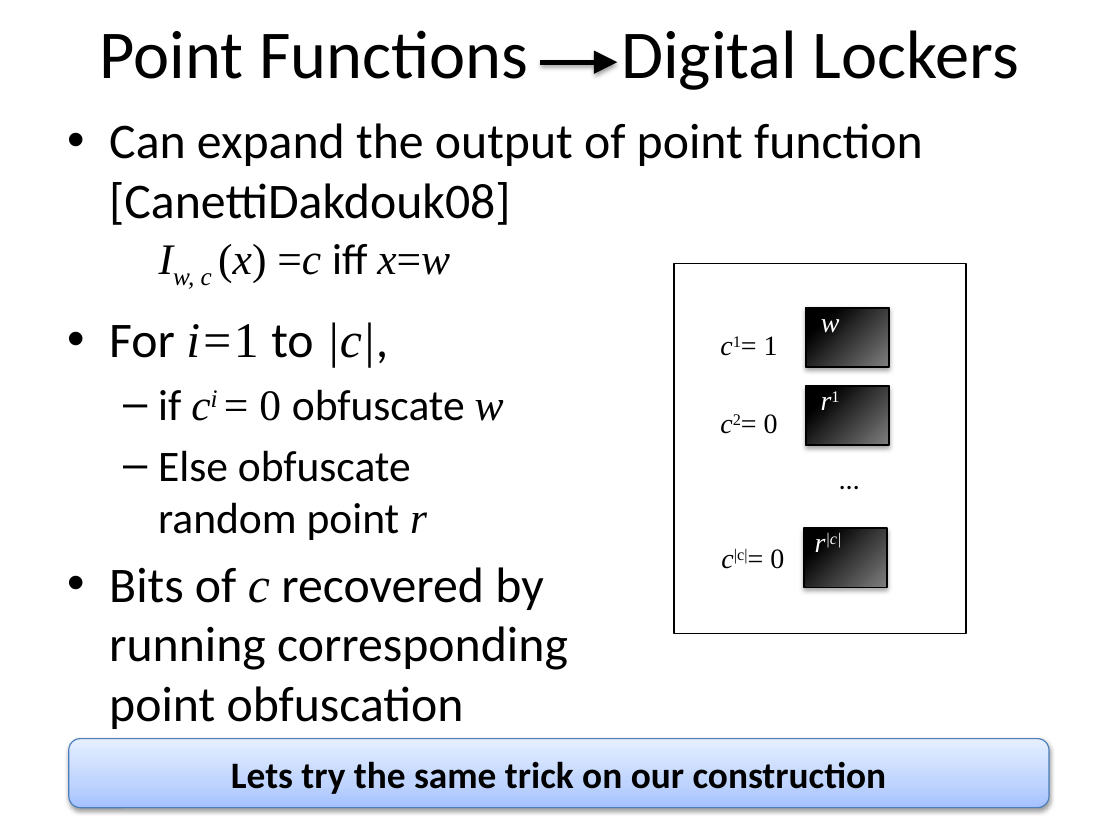
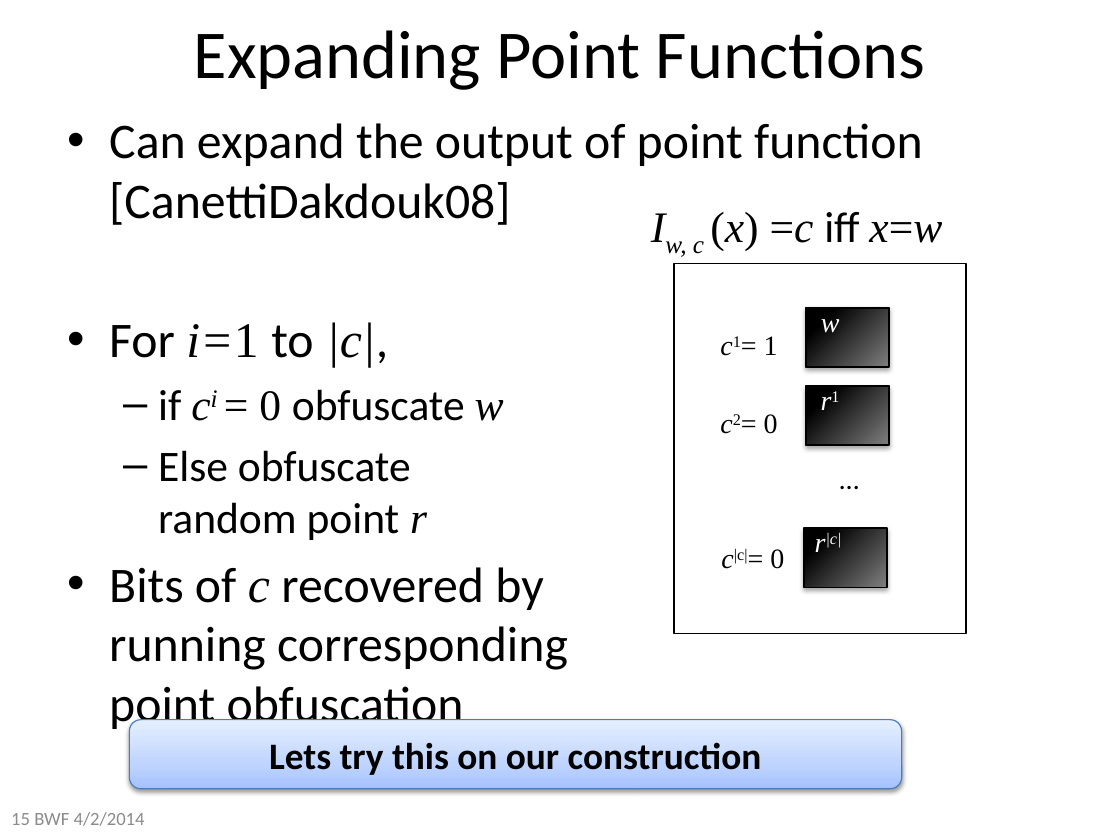
Before and after one commit to xianruimeng/comp-fuzzy-ext, a slide deck: slide 15 of constantRate/KeyDerivationWithNegativeUsable.pptx (slide 16 before the commit). Drawn at 1120x840 pixels with LibreOffice and Linux fonts; fonts in the diff are those of the drawing. Boxes give left, top, right and bottom in pixels: in the first picture for what was removed or moved away, otherwise in the second. Text is boxed around its words. In the diff, an @@ line names an element or a change of style, - is before the commit and + after.

```diff
--- a/constantRate/KeyDerivationWithNegativeUsable.pptx
+++ b/constantRate/KeyDerivationWithNegativeUsable.pptx
@@ title at (194,30,925,90): text changed @@
-Point Functions Digital Lockers
+Expanding Point Functions
@@ arrow removed from (540, 63) to (617, 63) @@
@@ text "Iw, c (x) =c iff ..." rewrapped from (201,244,450,286) to (710,212,942,251) @@
@@ rounded rectangle "Lets try this on our ...": place and size @@
-rounded rectangle "Lets try this on our ..." at (68,738,1048,808)
+rounded rectangle "Lets try this on our ..." at (129,720,902,790)
@@ text in rounded rectangle at (269,742,762,775): text changed @@
-Lets try the same trick on our construction
+Lets try this on our construction
@@ text added at (11,812,145,826), 12 pt, text #8C8C8C @@
+15 BWF 4/2/2014
```
Also in this commit, not shown: 43 other slides changed, 8 slides added.
